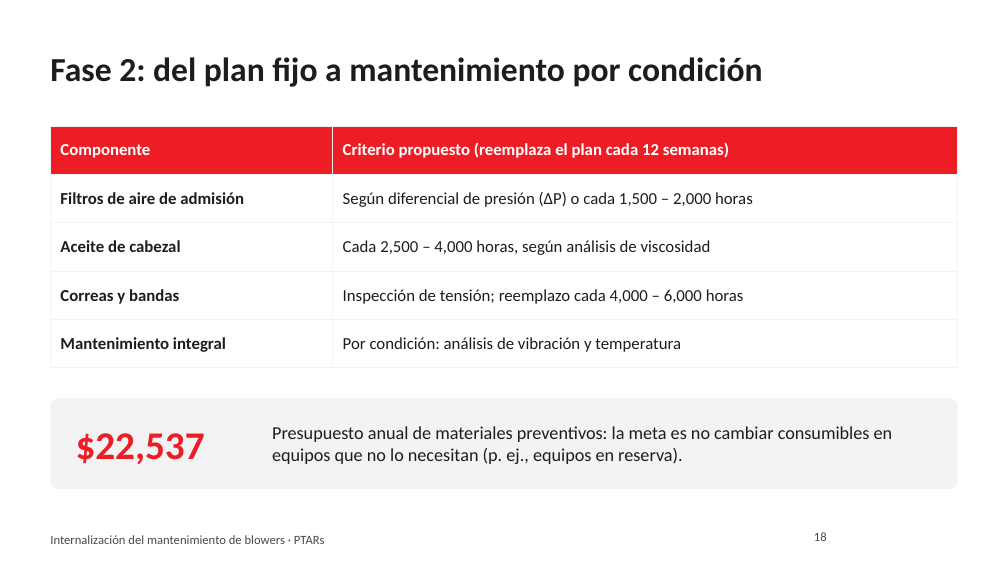
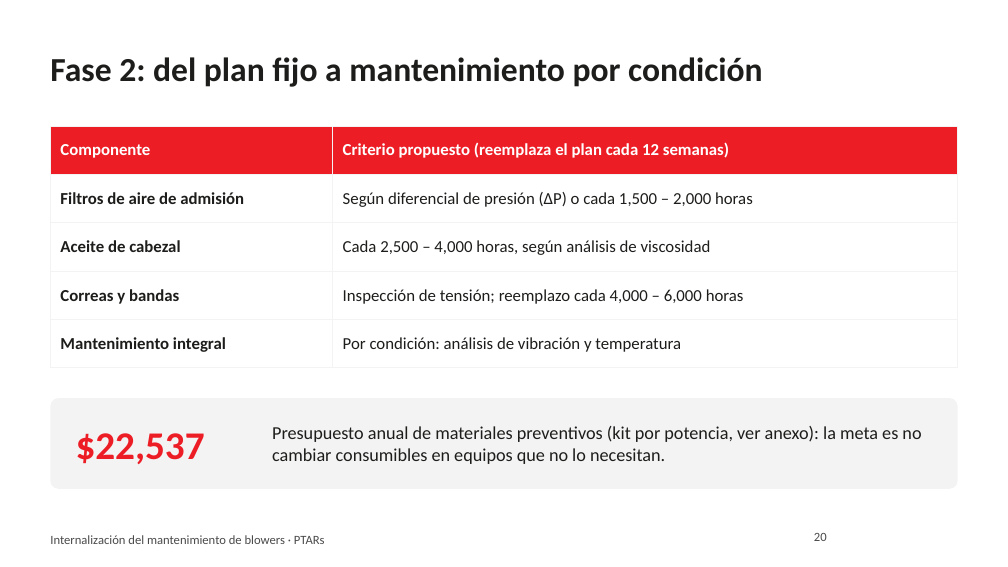
Before and after one commit to jjsamcar/Codigo-IA, a slide deck: slide 20 of presentaciones/Blowers_PTARs_Resumen_Gerencia.pptx (slide 18 before the commit). Drawn at 1008x567 pixels with LibreOffice and Linux fonts; fonts in the diff are those of the drawing; background and template pictures are left out. Boxes give left, top, right and bottom in pixels: in the first picture for what was removed or moved away, otherwise in the second. Text is boxed around its words. In the diff, an @@ line names an element or a change of style, - is before the commit and + after.

```diff
--- a/presentaciones/Blowers_PTARs_Resumen_Gerencia.pptx
+++ b/presentaciones/Blowers_PTARs_Resumen_Gerencia.pptx
@@ text at <box>272,426,921,464</box>: text changed @@
-Presupuesto anual de materiales preventivos: la meta es no cambiar consumibles en equipos que no lo necesitan (p. ej., equipos en reserva).
+Presupuesto anual de materiales preventivos (kit por potencia, ver anexo): la meta es no cambiar consumibles en equipos que no lo necesitan.
@@ page number at <box>814,533,827,541</box>: text changed @@
-18
+20
```
Also in this commit, not shown: 1 other slide changed, 2 slides added.
